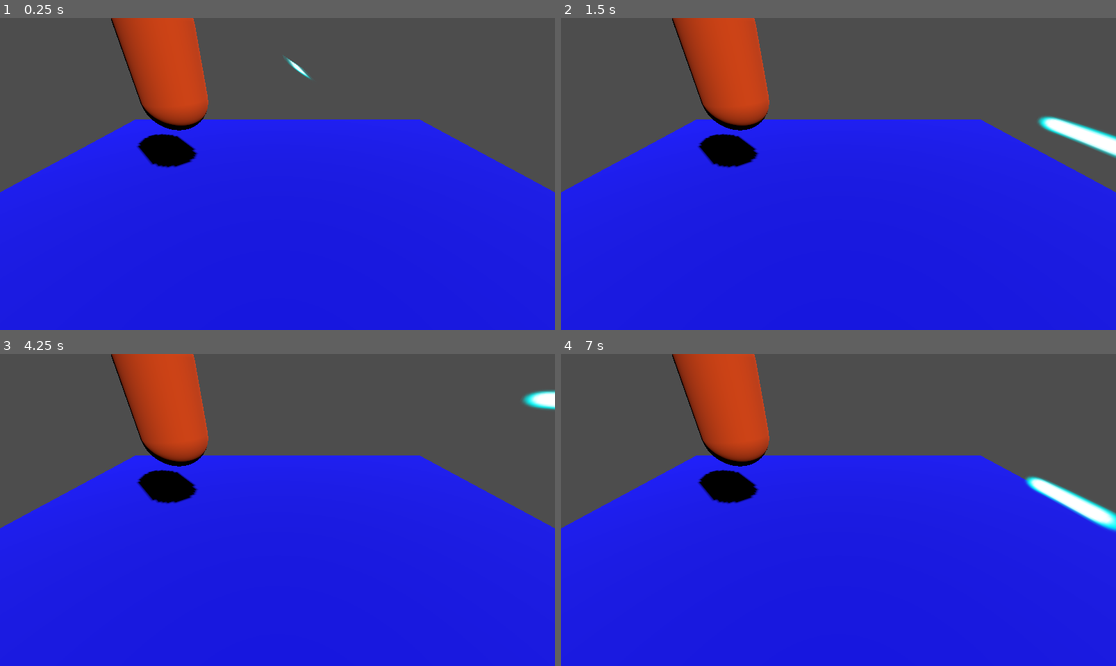
Above: before the commit, frames 1-4 (two rows, left to right).
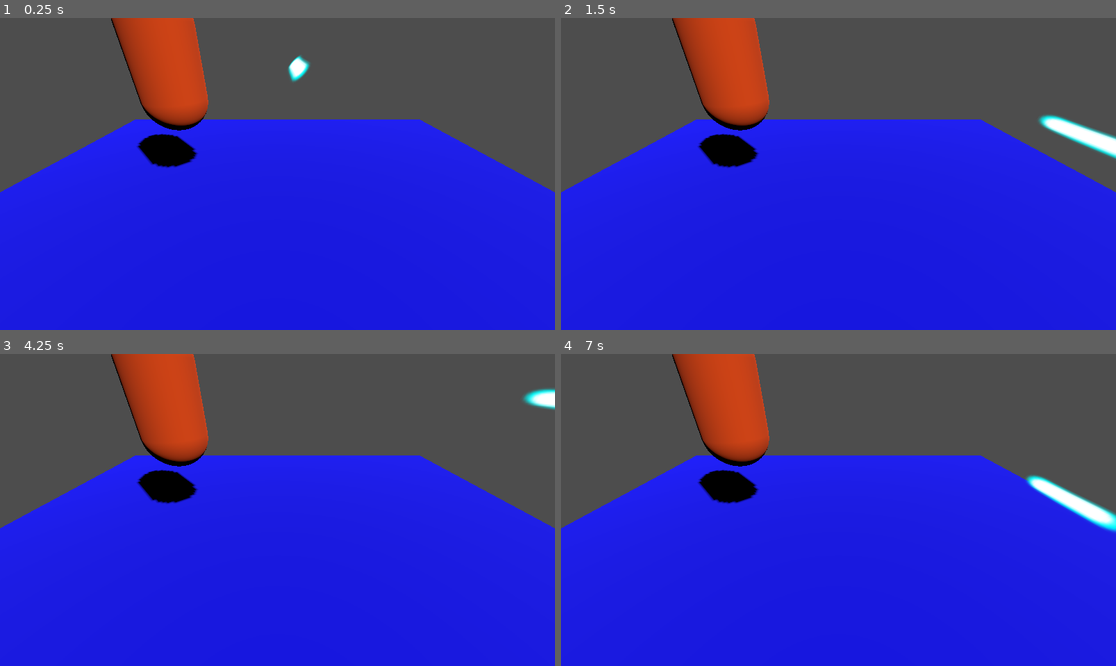
Above: after the commit, the same moments.

Repository: OnyxIdol/Lined3d
Game: Godot game, scene res://node_3d.tscn
Two runs of this game, one before a commit and one after it. Both use one fixed random seed, a clock stepped at 60 frames per second and the inputs below.
Inputs:
- Up to frame 1 (0.25 s): no input
- Up to frame 2 (1.5 s): tap Enter at 0.5 s; hold D (Right) 0.53-1.28 s; hold S (Down) from 1.28 s (still down)
- Up to frame 3 (4.25 s): tap Space at 2, 3.5 s; release S (Down) at 2.03 s; hold D (Right) 2.03-2.78 s; tap Enter at 2.75 s; hold W (Up) 2.78-3.53 s; hold A (Left) from 3.53 s (still down)
- Up to frame 4 (7 s): release A (Left) at 5.03 s; hold S (Down) 5.03-5.78 s; tap Enter at 5.75 s; hold D (Right) 5.78-6.53 s; tap Space at 6.5 s; hold W (Up) from 6.53 s (still down)

The runs differ from the first frame. In frame 1, 0.2% of the frame differs, in the area x 51-57%, y 12-21%; in frame 2, 0.3%; in frame 3, 0.1%; in frame 4, 0.3%, in the area x 83-100%, y 38-58%.

Commit message:
fixed behaviour

Diff:
--- a/Line3D.gd
+++ b/Line3D.gd
@@ -23,12 +23,13 @@
 func _process(_delta):
 	var camera=get_viewport().get_camera_3d()
 
-	var globalPoint1=point1.global_position
-	var globalpoint2=point2.global_position
+	var globalPoint1:Vector3=point1.global_position
+	var globalpoint2:Vector3=point2.global_position
+	var lineDirection=globalPoint1.direction_to(globalpoint2)
 
-	var normal:Vector3 = -camera.global_transform.basis.z.direction_to(globalPoint1)
-	normal=globalPoint1.project(normal)
+	var normal:Vector3 = -camera.global_transform.origin.direction_to(globalPoint1)
 	var widthVector:Vector3=normal.cross(globalPoint1.direction_to(globalpoint2)).normalized()
+	normal=lineDirection.cross(widthVector)
 
 
 
